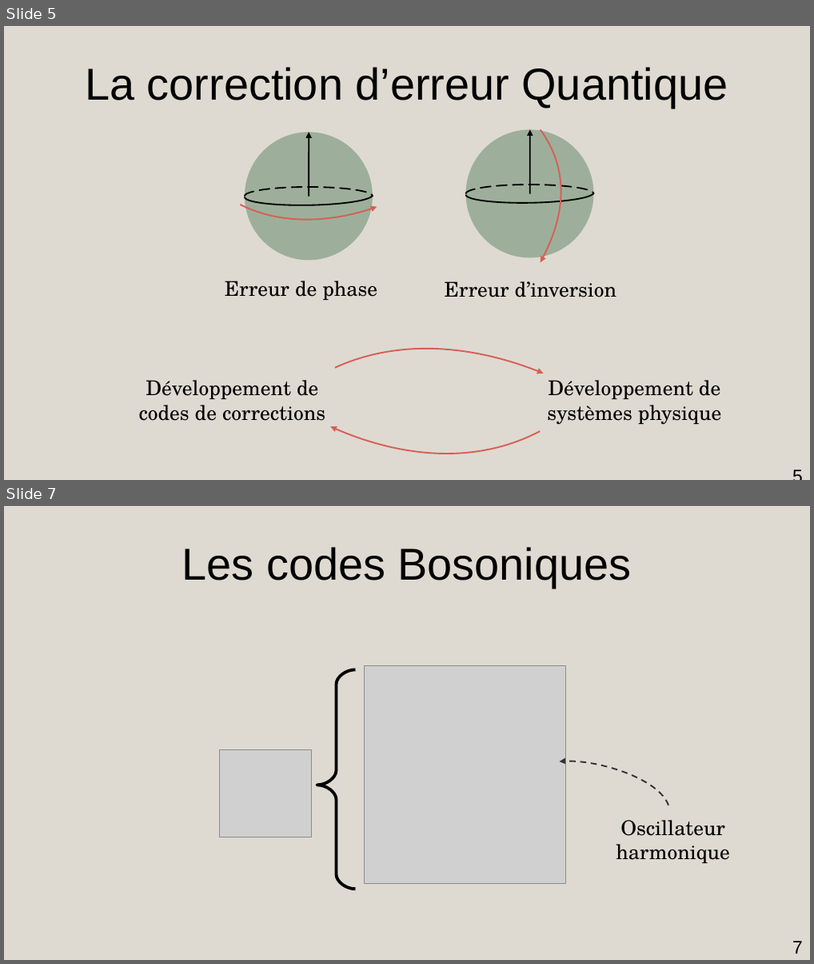
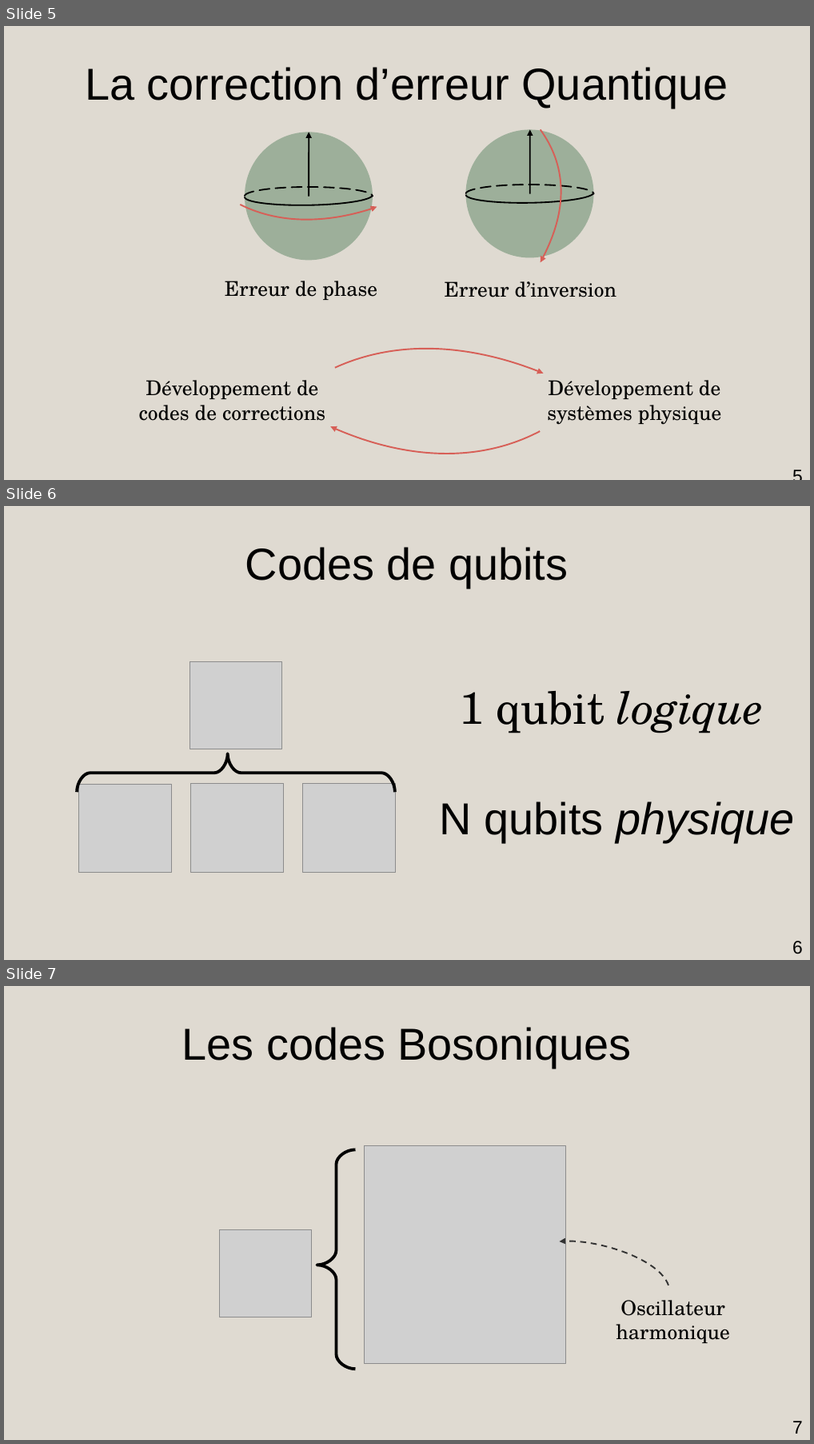
Before and after one commit to AmdaU/presentations, a slide deck: Seminaire/Seminaire.odp. Shown one above the other, each under a label of ours: slides 5 and 7 before the commit, slides 5, 6 and 7 after it; the slides between them are not shown. The pictures are 814x964 and 814x1444 pixels, drawn with LibreOffice and Linux fonts; fonts in the diff are those of the drawing; grey boxes stand for pictures. Boxes give left, top, right and bottom in pixels: in the first picture for what was removed or moved away, otherwise in the second. Text is boxed around its words. In the diff, an @@ line names an element or a change of style, - is before the commit and + after.

```diff
--- a/Seminaire/Seminaire.odp
+++ b/Seminaire/Seminaire.odp
@@ slide 6 added at bbox=[4, 506, 810, 960], background #DFDAD1 @@
@@ title added at bbox=[246, 547, 568, 588], 44 pt, text #000000 @@
+Codes de qubits
@@ picture added at bbox=[190, 661, 282, 748] @@
@@ title added at bbox=[459, 691, 765, 733], 44 pt, text #000000, italic @@
+1 qubit logique
@@ freeform shape added at bbox=[77, 754, 395, 792], outline #000000 3 pt @@
@@ picture added at bbox=[78, 784, 171, 872] @@
@@ picture added at bbox=[190, 784, 283, 871] @@
@@ picture added at bbox=[302, 784, 395, 871] @@
@@ title added at bbox=[440, 801, 795, 842], 44 pt, text #000000, italic @@
+N qubits physique
@@ page number added at bbox=[793, 940, 803, 954], 18 pt, text #000000 @@
+6
```
Also in this commit, not shown: 4 slides changed, 3 other slides added, 42 other files.
